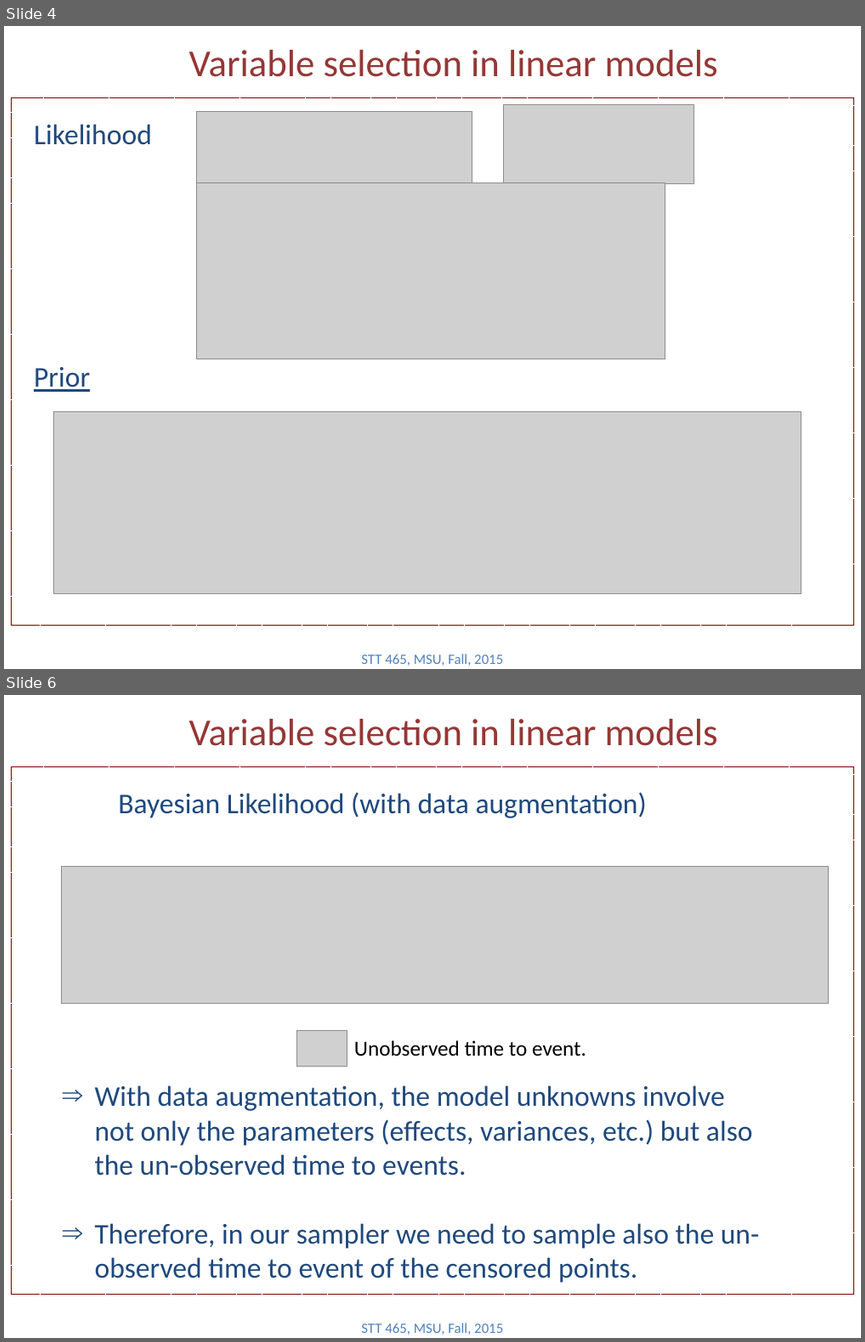
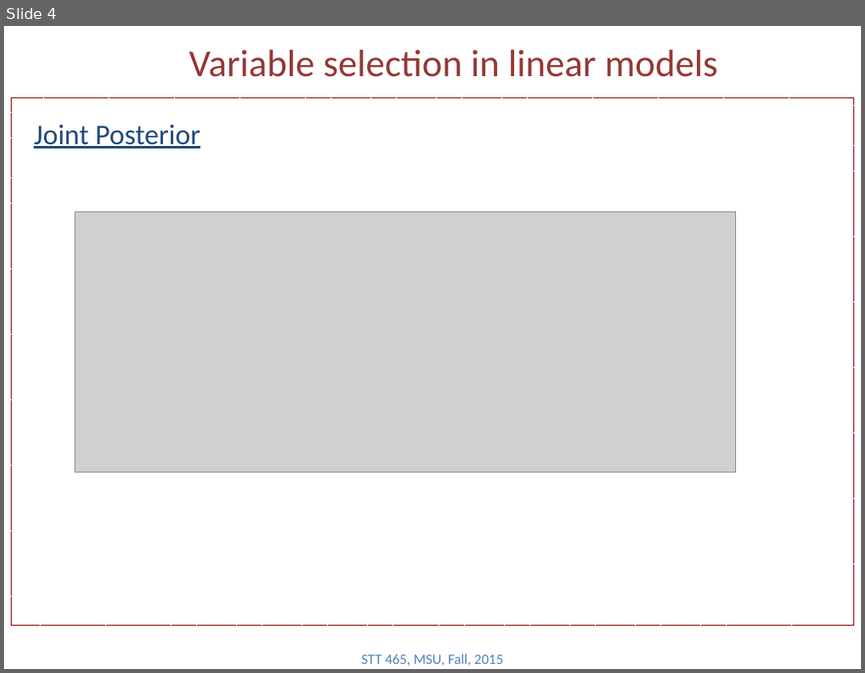
Before and after one commit to Boukos/STT465, a slide deck: STT465_15.pptx. Shown one above the other, each under a label of ours: slides 4 and 6 before the commit, slide 4 after it; the slides between them are not shown. The pictures are 865x1342 and 865x673 pixels, drawn with LibreOffice and Linux fonts; fonts in the diff are those of the drawing; grey boxes stand for pictures. Boxes give left, top, right and bottom in pixels: in the first picture for what was removed or moved away, otherwise in the second. Text is boxed around its words. In the diff, an @@ line names an element or a change of style, - is before the commit and + after.

```diff
--- a/STT465_15.pptx
+++ b/STT465_15.pptx
@@ slide 6 removed at box(4, 695, 861, 1338), background #FFFFFF @@
@@ title removed at box(189, 719, 718, 746) @@
-Variable selection in linear models
@@ rectangle removed at box(11, 766, 853, 1294) @@
@@ text removed at box(118, 792, 647, 818) @@
-Bayesian Likelihood (with data augmentation)
@@ picture removed at box(62, 867, 829, 1004) @@
@@ picture removed at box(296, 1031, 347, 1066) @@
@@ text removed at box(354, 1040, 586, 1056) @@
-Unobserved time to event.
@@ text removed at box(95, 1085, 760, 1282) @@
-⇒ With data augmentation, the model unknowns involve not only the parameters (effects, variances, etc.) but also the un-observed time to events.
-⇒ Therefore, in our sampler we need to sample also the un-observed time to event of the censored points.
@@ text removed at box(361, 1322, 503, 1334) @@
-STT 465, MSU, Fall, 2015
@@ slide 4 changed as well @@
@@ text at box(34, 125, 200, 148): text changed @@
-Likelihood
+Joint Posterior
@@ picture removed at box(197, 112, 472, 188) @@
@@ picture removed at box(504, 105, 693, 184) @@
@@ picture: place and size @@
-picture at box(197, 182, 665, 358)
+picture at box(75, 212, 735, 472)
@@ text removed at box(34, 367, 90, 392) @@
-Prior
@@ picture removed at box(53, 412, 800, 593) @@
```
Also in this commit, not shown: 4 other slides changed, 4 slides added, 12 other slides removed, 1 other file.
